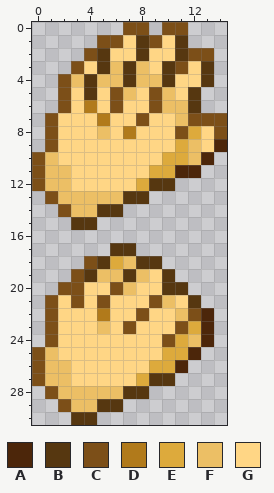
A pixel-art sprite gets an edit: Content/Items/Accessories/HandsofLightHand.png. The picture above was drawn from the file before the commit.
The file is 30x62 pixels, drawn in blocks of 2x2; one block is one cell here.
Palette (. is transparent): A #4c260a  B #563710  C #7c4f18  D #b17a1b  E #ddaa3c  F #ecbf65  G #ffd685
The same view after the edit:
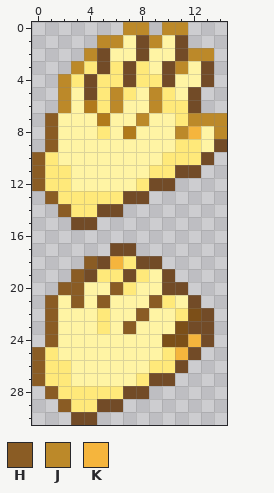
Colours new in this view: H #8a5c24  J #bc8929  K #f5b53d
Edits made:
{"colour":"B","old":"#563710","new":"#724b27"}
{"colour":"F","old":"#ecbf65","new":"#ffe97a"}
{"colour":"G","old":"#ffd685","new":"#fff4a4"}
{"y":0,"x":7,"old":"CC","new":"JJ"}
{"y":0,"x":10,"old":"CC","new":"JJ"}
{"y":1,"x":5,"old":"CC","new":"JJ"}
{"y":1,"x":9,"old":"C","new":"J"}
{"y":2,"x":4,"old":"C","new":"J"}
{"y":2,"x":12,"old":"CC","new":"JJ"}
{"y":3,"x":3,"old":"CG","new":"JF"}
{"y":3,"x":11,"old":"C","new":"J"}
{"y":4,"x":2,"old":"C","new":"J"}
{"y":5,"x":2,"old":"C","new":"J"}
{"y":5,"x":5,"old":"GC","new":"FJ"}
{"y":5,"x":9,"old":"C","new":"J"}
{"y":6,"x":2,"old":"C","new":"J"}
{"y":6,"x":5,"old":"GC","new":"FJ"}
{"y":6,"x":9,"old":"C","new":"J"}
{"y":7,"x":1,"old":"C","new":"H"}
{"y":7,"x":8,"old":"C","new":"J"}
{"y":7,"x":12,"old":"CCC","new":"JJJ"}
{"y":8,"x":1,"old":"C","new":"H"}
{"y":8,"x":11,"old":"CE","new":"JK"}
{"y":8,"x":14,"old":"C","new":"J"}
{"y":9,"x":1,"old":"C","new":"H"}
{"y":9,"x":11,"old":"E","new":"F"}
{"y":9,"x":14,"old":"A","new":"B"}
{"y":10,"x":0,"old":"C","new":"H"}
{"y":10,"x":10,"old":"EE","new":"FF"}
{"y":10,"x":13,"old":"A","new":"B"}
{"y":11,"x":0,"old":"C","new":"H"}
{"y":11,"x":9,"old":"EEAA","new":"FFBB"}
{"y":12,"x":0,"old":"C","new":"H"}
{"y":12,"x":8,"old":"E","new":"F"}
{"y":13,"x":1,"old":"C","new":"H"}
{"y":14,"x":2,"old":"C","new":"H"}
{"y":18,"x":4,"old":"C","new":"H"}
{"y":18,"x":6,"old":"E","new":"K"}
{"y":19,"x":3,"old":"C","new":"H"}
{"y":20,"x":2,"old":"CC","new":"HH"}
{"y":20,"x":6,"old":"C","new":"H"}
{"y":21,"x":1,"old":"C","new":"H"}
{"y":21,"x":3,"old":"C","new":"H"}
{"y":21,"x":5,"old":"C","new":"H"}
{"y":21,"x":9,"old":"C","new":"H"}
{"y":22,"x":1,"old":"C","new":"H"}
{"y":22,"x":5,"old":"D","new":"F"}
{"y":22,"x":8,"old":"C","new":"H"}
{"y":22,"x":13,"old":"A","new":"B"}
{"y":23,"x":1,"old":"C","new":"H"}
{"y":23,"x":7,"old":"C","new":"H"}
{"y":23,"x":12,"old":"EA","new":"BB"}
{"y":24,"x":1,"old":"C","new":"H"}
{"y":24,"x":11,"old":"EFA","new":"CKB"}
{"y":25,"x":0,"old":"C","new":"H"}
{"y":25,"x":10,"old":"EEA","new":"FKB"}
{"y":26,"x":0,"old":"C","new":"H"}
{"y":26,"x":9,"old":"EEA","new":"FFB"}
{"y":27,"x":0,"old":"C","new":"H"}
{"y":27,"x":8,"old":"E","new":"F"}
{"y":28,"x":1,"old":"C","new":"H"}
{"y":29,"x":2,"old":"C","new":"H"}
{"label":"changed","picture_box":[32,22,227,425]}
